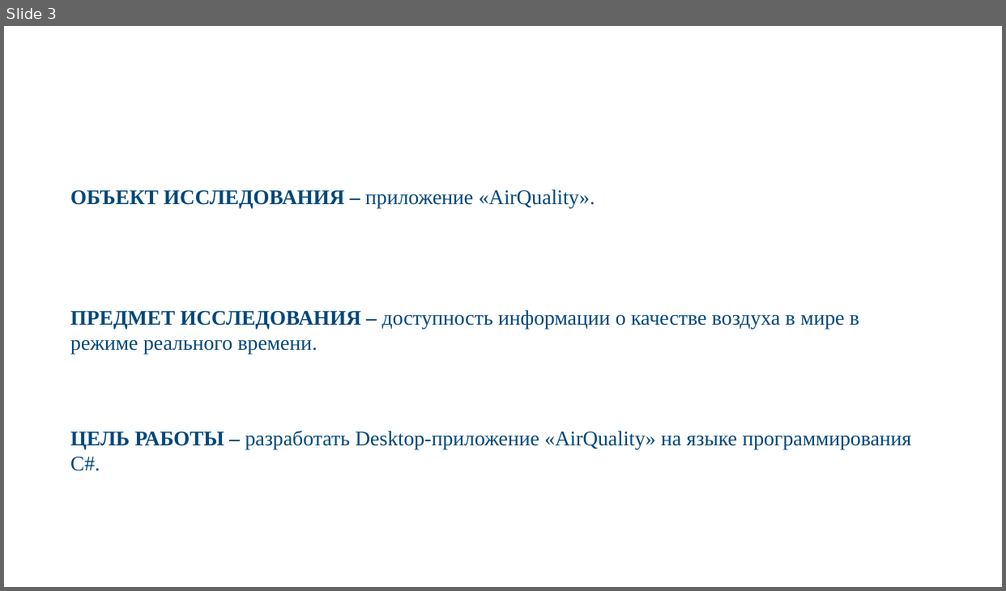
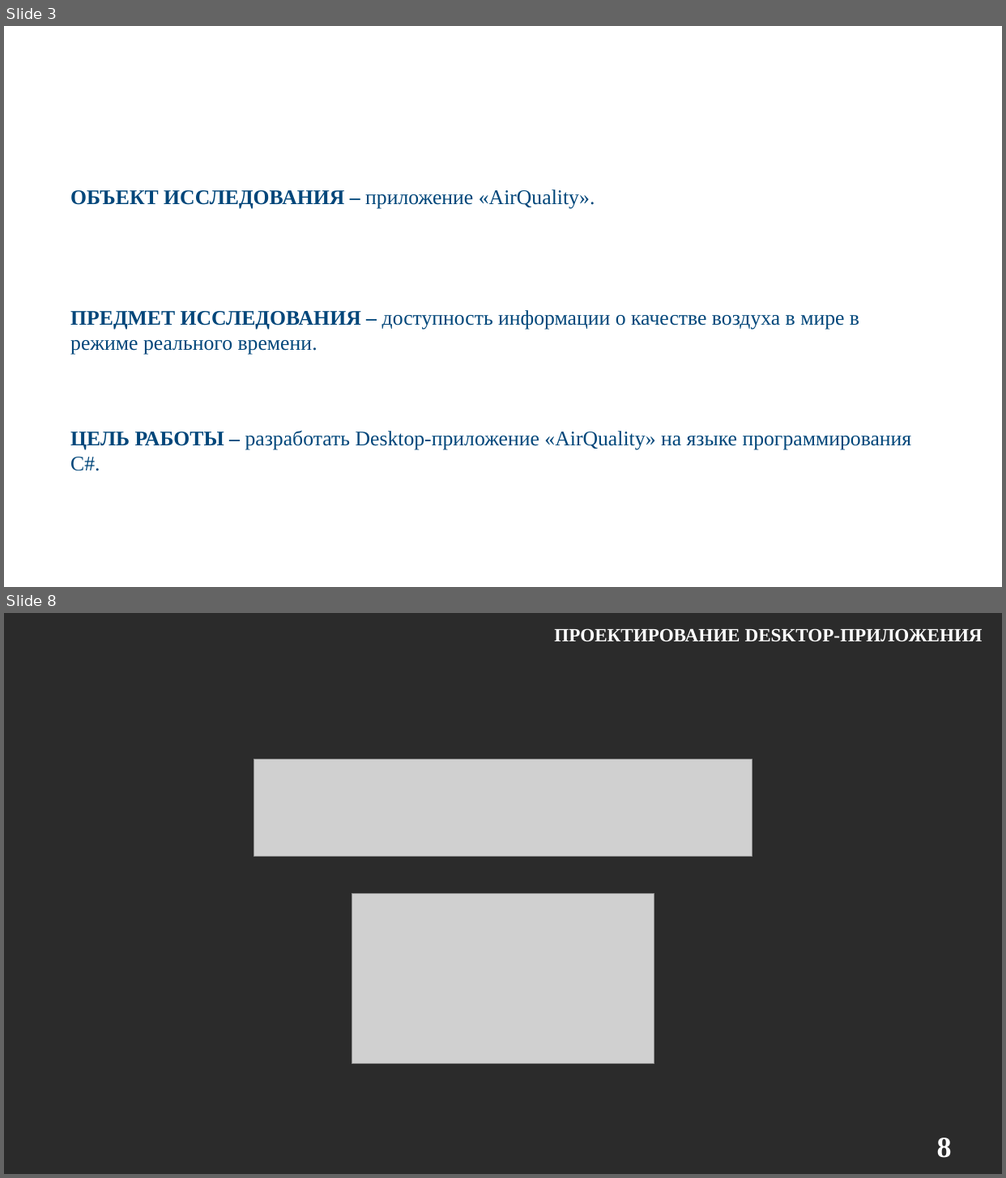
Before and after one commit to Martt0VV/test, a slide deck: Мартьянов.pptx. Shown one above the other, each under a label of ours: slide 3 before the commit, slides 3 and 8 after it; the slides between them are not shown. The pictures are 1006x591 and 1006x1178 pixels, drawn with LibreOffice and Linux fonts; fonts in the diff are those of the drawing; grey boxes stand for pictures; background and template pictures are left out; a plain dark background stands for a picture behind light text. Boxes give left, top, right and bottom in pixels: in the first picture for what was removed or moved away, otherwise in the second. Text is boxed around its words. In the diff, an @@ line names an element or a change of style, - is before the commit and + after.

```diff
--- a/Мартьянов.pptx
+++ b/Мартьянов.pptx
@@ slide 8 added at (4, 613, 1002, 1174), background picture (left out) @@
@@ text added at (554, 628, 982, 642), 18 pt, text #FFFFFF, bold @@
+ПРОЕКТИРОВАНИЕ DESKTOP-ПРИЛОЖЕНИЯ
@@ picture added at (254, 759, 752, 856) @@
@@ picture added at (352, 894, 654, 1063) @@
@@ text added at (937, 1138, 952, 1158), 28 pt, text #FFFFFF, bold @@
+8
```
Also in this commit, not shown: 4 slides changed, 20 other slides added, 7 slides removed.
